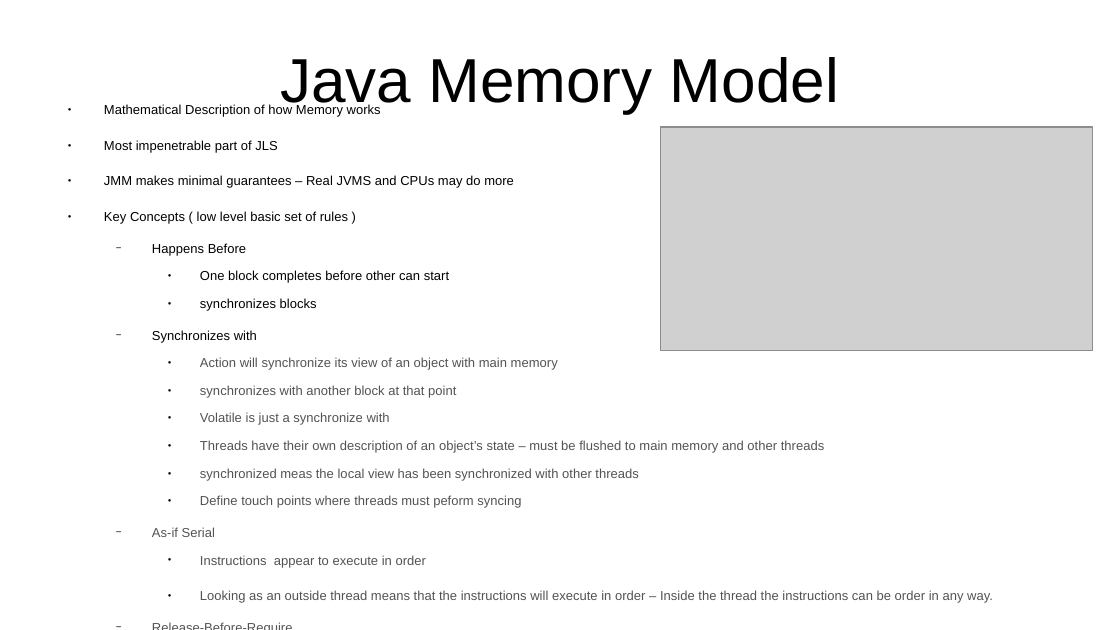
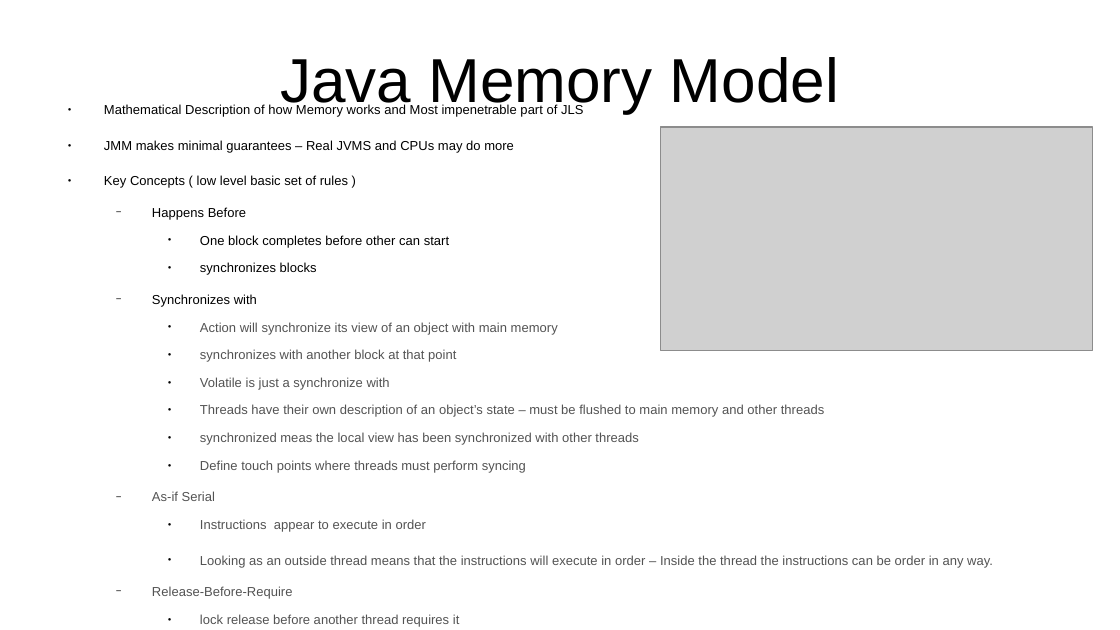
Before and after one commit to CharlesStockman/notesFromCourses, a slide deck: slide 17 of java/core/Concurrency in Two Weeks.odp. Drawn at 1120x630 pixels with LibreOffice and Linux fonts; fonts in the diff are those of the drawing; grey boxes stand for pictures. Boxes give left, top, right and bottom in pixels: in the first picture for what was removed or moved away, otherwise in the second. Text is boxed around its words. In the diff, an @@ line names an element or a change of style, - is before the commit and + after.

```diff
--- a/java/core/Concurrency in Two Weeks.odp
+++ b/java/core/Concurrency in Two Weeks.odp
@@ text at [104,104,583,117]: text changed @@
-● Mathematical Description of how Memory works
-● Most impenetrable part of JLS
+● Mathematical Description of how Memory works and Most impenetrable part of JLS
@@ text at [200,460,526,473]: text changed @@
-    ● Define touch points where threads must peform syncing
+    ● Define touch points where threads must perform syncing
```
Also in this commit, not shown: 3 other slides changed, 18 other files.
